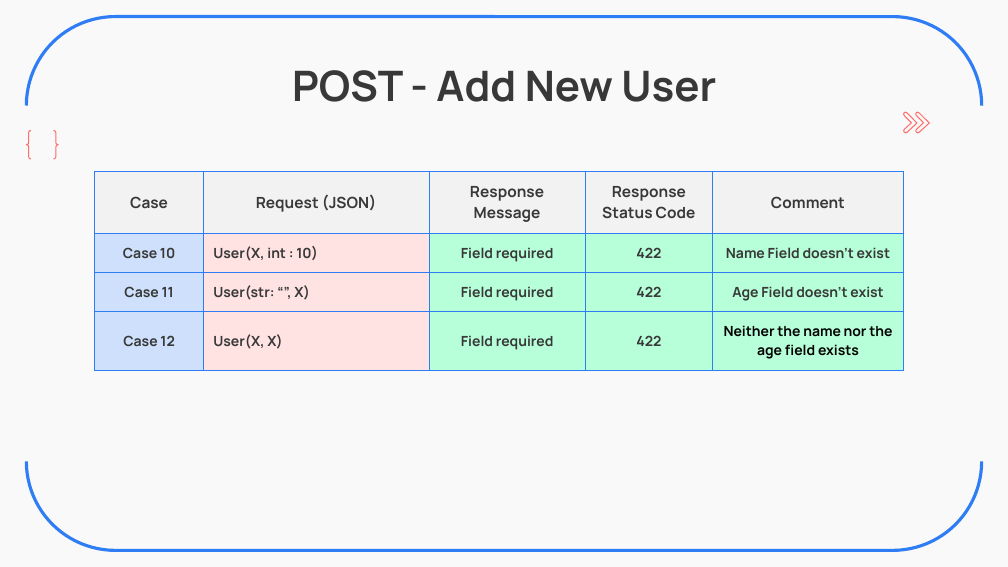
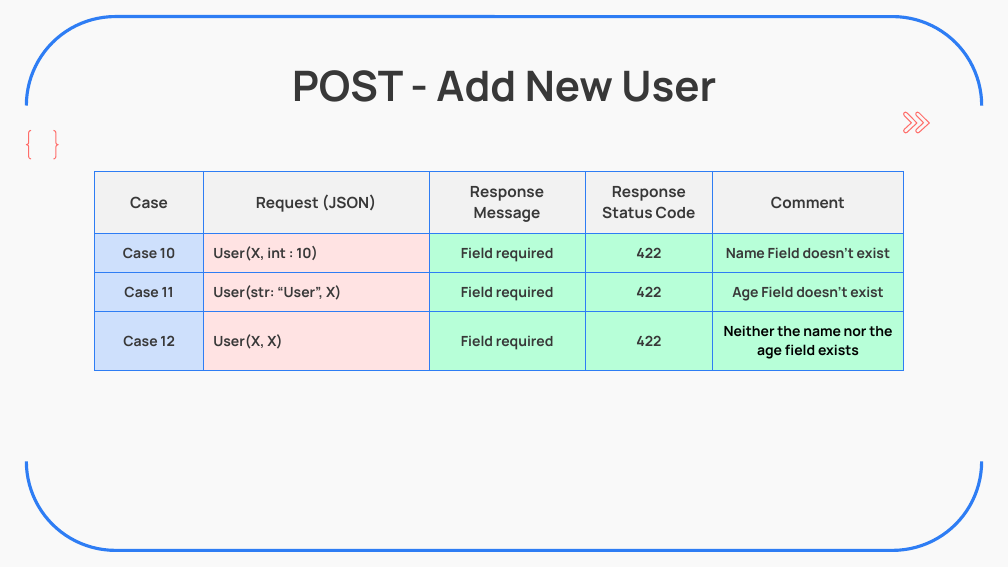
Before and after one commit to ZavierHuang/RESTFUL-API-DESIGN, a slide deck: slide 7 of 黃昱叡_SW2_Backend_Practice.pptx. Drawn at 1008x567 pixels with LibreOffice and Linux fonts; fonts in the diff are those of the drawing. Boxes give left, top, right and bottom in pixels: in the first picture for what was removed or moved away, otherwise in the second. Text is boxed around its words. In the diff, an @@ line names an element or a change of style, - is before the commit and + after.

```diff
--- a/黃昱叡_SW2_Backend_Practice.pptx
+++ b/黃昱叡_SW2_Backend_Practice.pptx
@@ table at <box>95,171,903,375</box> @@
-row 3, column 2: User(str: “”, X)
+row 3, column 2: User(str: “User”, X)
```
Also in this commit, not shown: 4 other slides changed, 1 other file.
